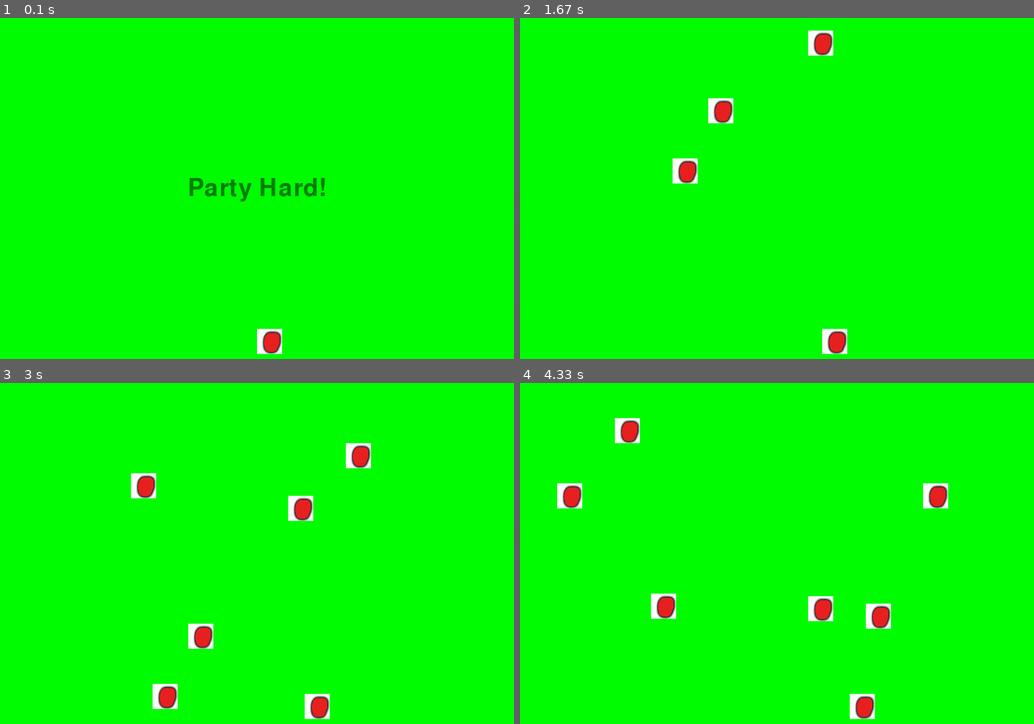
Above: before the commit, frames 1-4 (two rows, left to right).
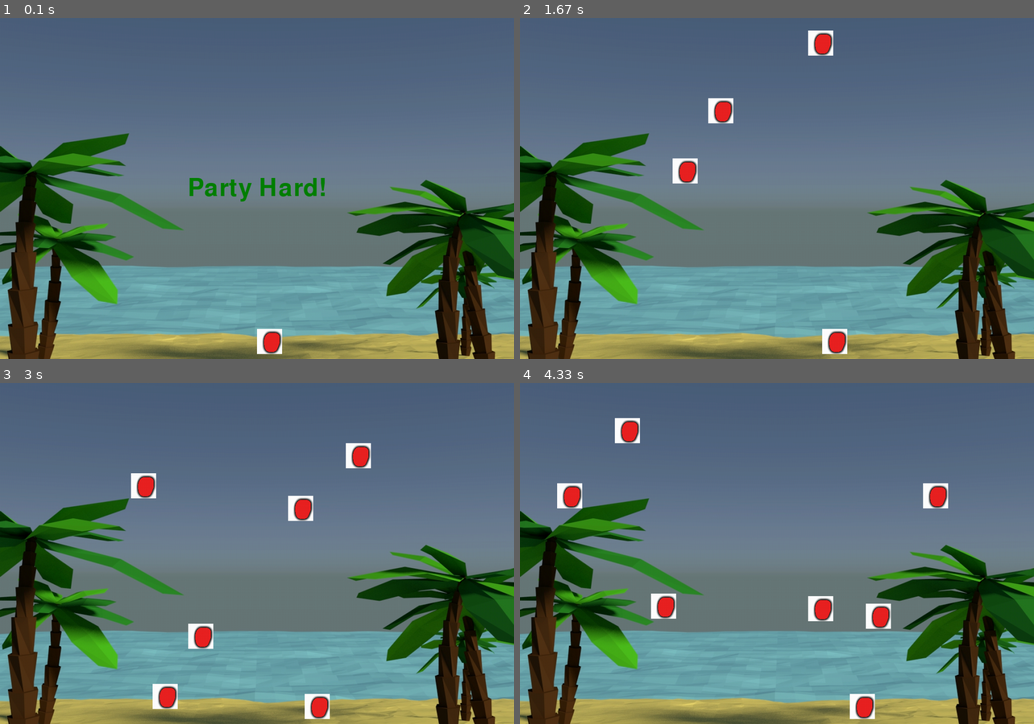
Above: after the commit, the same moments.

Repository: jlee7/ggj2015
Game: pygame game, started from partyhard/main.py
Same seed, same stepped clock (60 frames per second), same inputs: the game is played once before the commit and once after it. The source is Python 2; it was converted automatically to run under Python 3.
Inputs:
- Up to frame 1 (0.1 s): no input
- Up to frame 2 (1.67 s): hold D 0.33-0.8 s; hold D 0.83-1.3 s; hold A from 1.33 s (still down)
- Up to frame 3 (3 s): release A at 1.87 s; hold A 1.9-2.3 s; hold D 2.33-2.97 s
- Up to frame 4 (4.33 s): hold A 3-3.47 s; hold D 3.5-3.97 s; hold D from 4 s (still down)

The runs differ from the first frame. In frame 1, 99% of the frame differs, in the area x 0-100%, y 0-100%; in frame 2, 99%; in frame 3, 98%; in frame 4, 98%.

Commit message:
von josef

Diff:
--- a/partyhard/game_view.py
+++ b/partyhard/game_view.py
@@ -14,7 +14,7 @@
 WIDTH = 1024
 HEIGHT = 680
 DEMOSPRITE_POSITION = [300, 500]
-BACKGROUND_IMAGE = ""
+BACKGROUND_IMAGE = "assets/bg-1.jpg"
 
 #----------------------------------------------------------------------
 
@@ -28,8 +28,9 @@
         self.screen = pygame.display.set_mode((WIDTH, HEIGHT))
 
         self.background=pygame.Surface(self.screen.get_size())
-        self.background=self.background.convert()
-        self.background.fill((0,255,0))
+        self.background=pygame.image.load(BACKGROUND_IMAGE)
+        #self.background=self.background.convert()
+        #self.background.fill((0,255,0))
         self.screen.blit(self.background,(0,0))
 
         #self.demosprite = ItemSprite()
Binary file added: partyhard/assets/bg-1.jpg
Binary file added: partyhard/assets/bg-1.png
